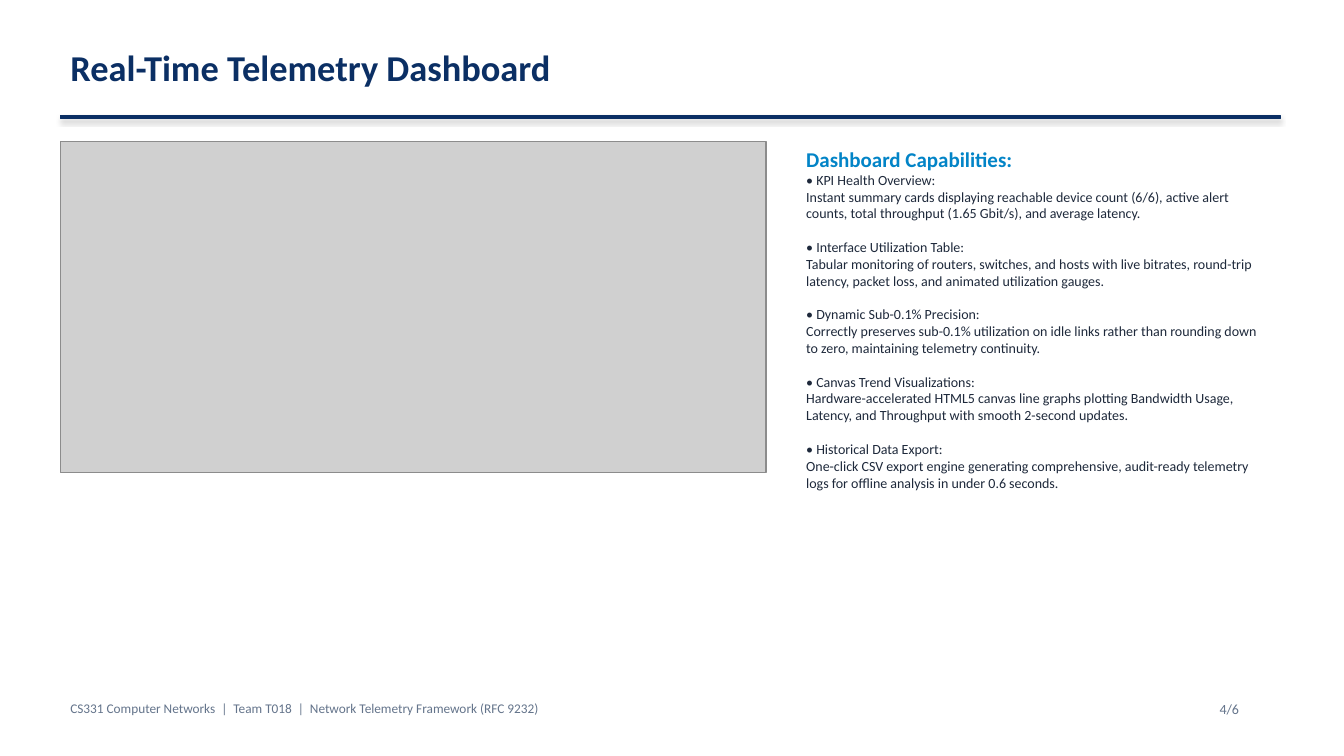
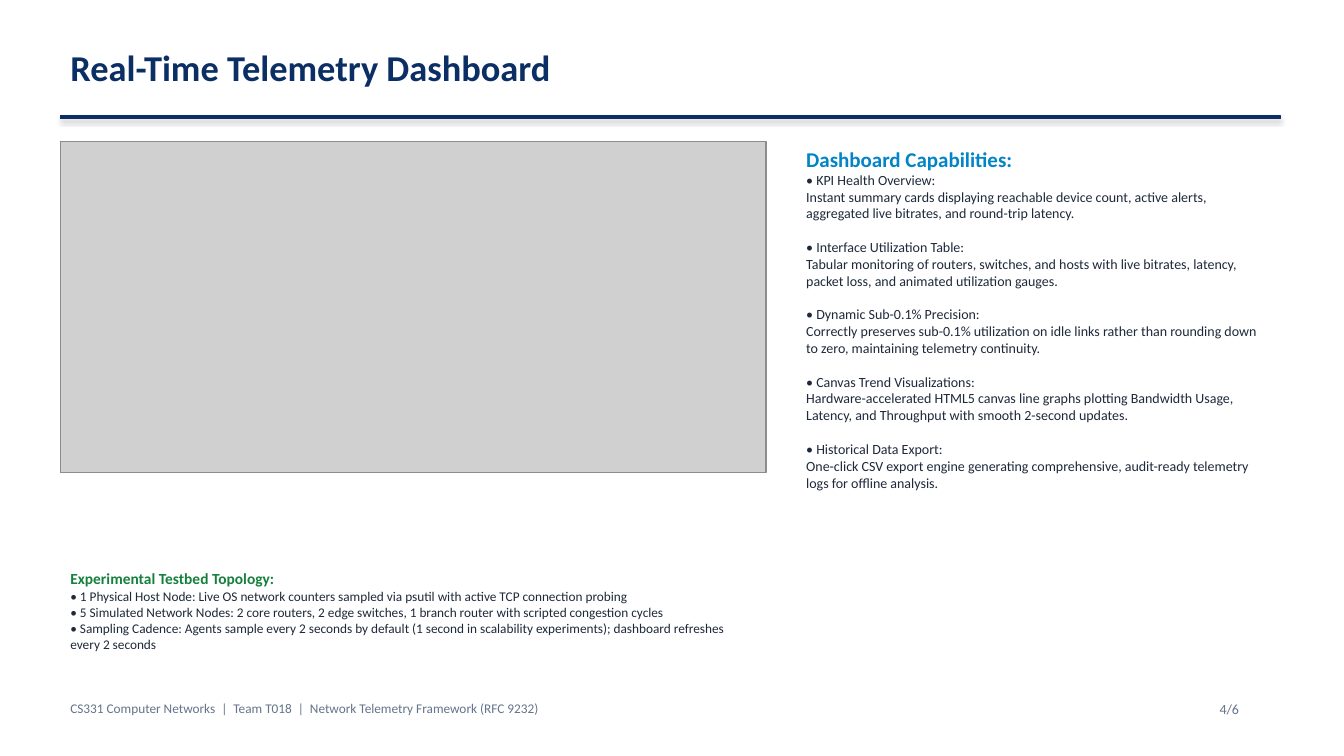
Before and after one commit to Rajkamal065/network-telemetry, a slide deck: slide 4 of ppt/Network_Telemetry_Presentation.pptx. Drawn at 1344x756 pixels with LibreOffice and Linux fonts; fonts in the diff are those of the drawing; grey boxes stand for pictures. Boxes give left, top, right and bottom in pixels: in the first picture for what was removed or moved away, otherwise in the second. Text is boxed around its words. In the diff, an @@ line names an element or a change of style, - is before the commit and + after.

Commit message:
Refine technical precision and audit claims across presentation slides

```diff
--- a/ppt/Network_Telemetry_Presentation.pptx
+++ b/ppt/Network_Telemetry_Presentation.pptx
@@ text at box(806, 175, 1236, 289): text changed @@
-• KPI Health Overview:
-Instant summary cards displaying reachable device count (6/6), active alert counts, total throughput (1.65 Gbit/s), and average latency.
-• Interface Utilization Table:
-Tabular monitoring of routers, switches, and hosts with live bitrates, round-trip latency, packet loss, and animated utilization gauges.
+• KPI Health Overview:
+Instant summary cards displaying reachable device count, active alerts, aggregated live bitrates, and round-trip latency.
+• Interface Utilization Table:
+Tabular monitoring of routers, switches, and hosts with live bitrates, latency, packet loss, and animated utilization gauges.
@@ text at box(806, 444, 1248, 491): text changed @@
-• Historical Data Export:
-One-click CSV export engine generating comprehensive, audit-ready telemetry logs for offline analysis in under 0.6 seconds.
+• Historical Data Export:
+One-click CSV export engine generating comprehensive, audit-ready telemetry logs for offline analysis.
@@ text added at box(70, 573, 724, 651), 9.5 pt, text #1E293B @@
+Experimental Testbed Topology:
+• 1 Physical Host Node: Live OS network counters sampled via psutil with active TCP connection probing
+• 5 Simulated Network Nodes: 2 core routers, 2 edge switches, 1 branch router with scripted congestion cycles
+• Sampling Cadence: Agents sample every 2 seconds by default (1 second in scalability experiments); dashboard refreshes every 2 seconds
```
Also in this commit, not shown: 3 other slides changed, 8 other files.
